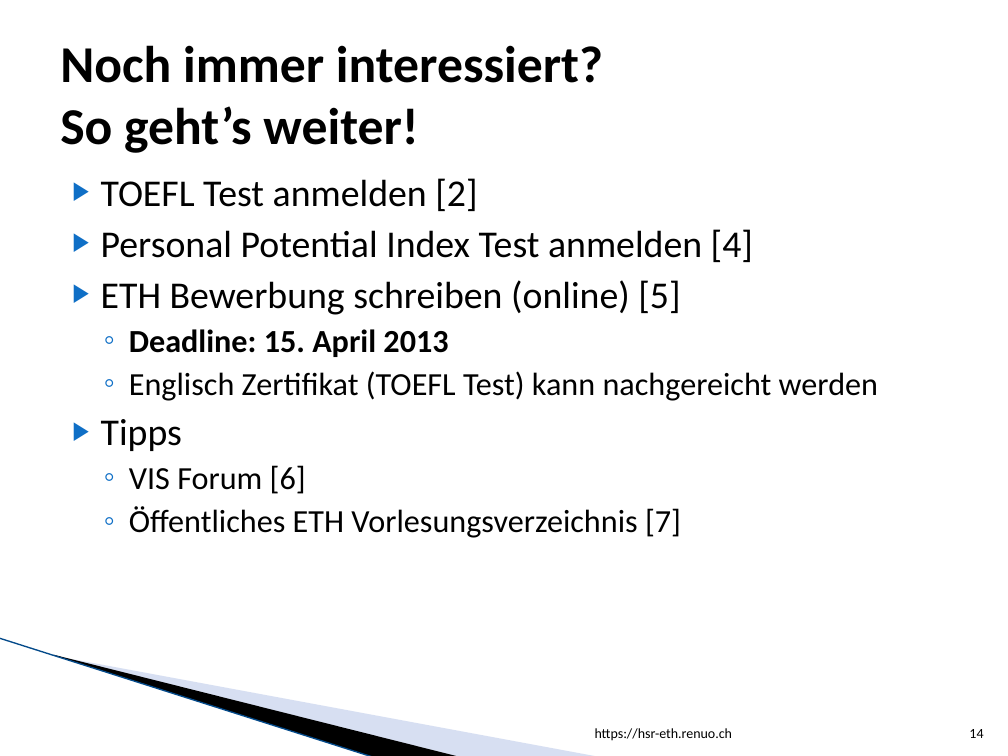
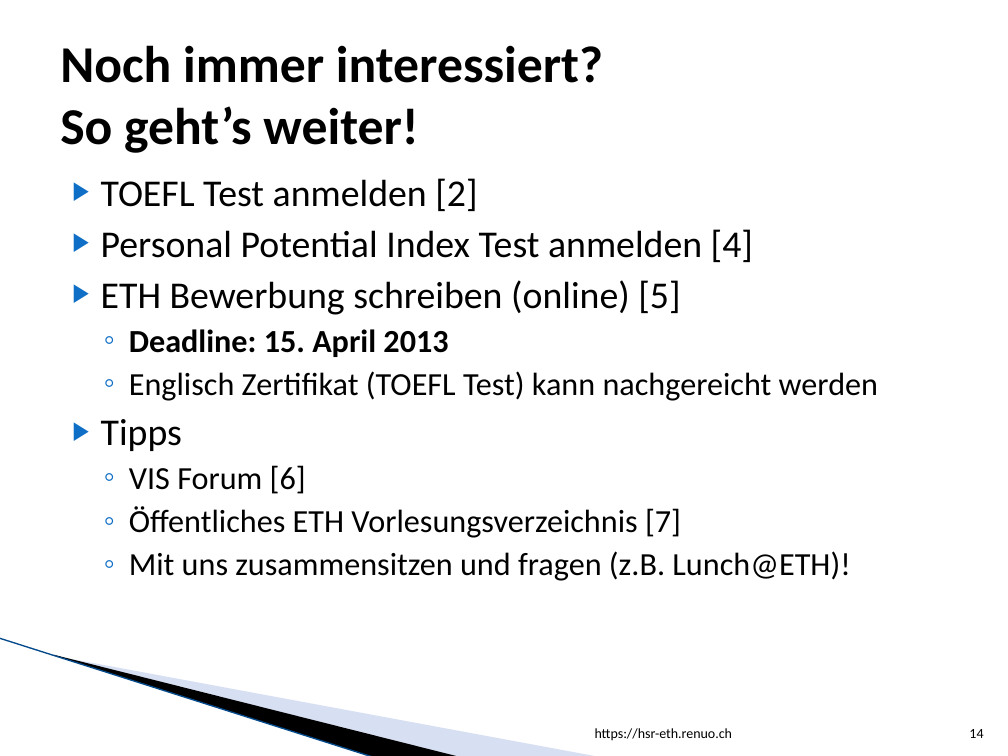
Before and after one commit to lukaselmer/hsr-eth.renuo.ch, a slide deck: slide 14 of vortrag.pptx. Drawn at 1008x756 pixels with LibreOffice and Linux fonts; fonts in the diff are those of the drawing; background and template pictures are left out. Boxes give left, top, right and bottom in pixels: in the first picture for what was removed or moved away, otherwise in the second. Text is boxed around its words. In the diff, an @@ line names an element or a change of style, - is before the commit and + after.

```diff
--- a/vortrag.pptx
+++ b/vortrag.pptx
@@ text at [129, 551, 850, 581]: paragraph added @@
+  ◦ Mit uns zusammensitzen und fragen (z.B. Lunch@ETH)!
```
Also in this commit, not shown: 1 other file.
